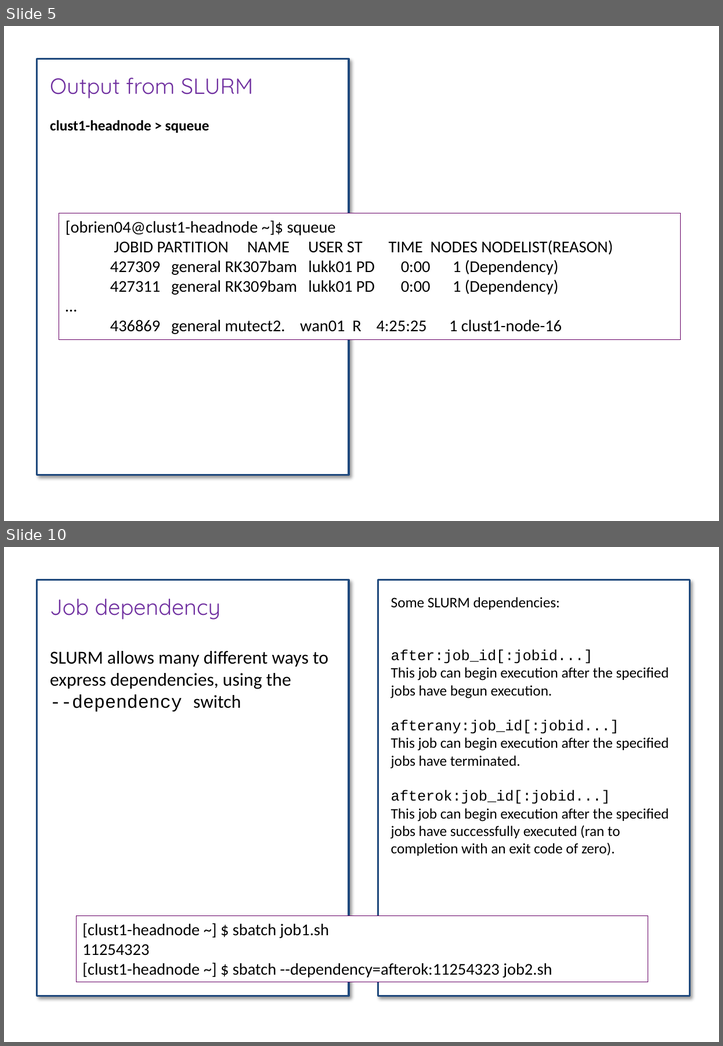
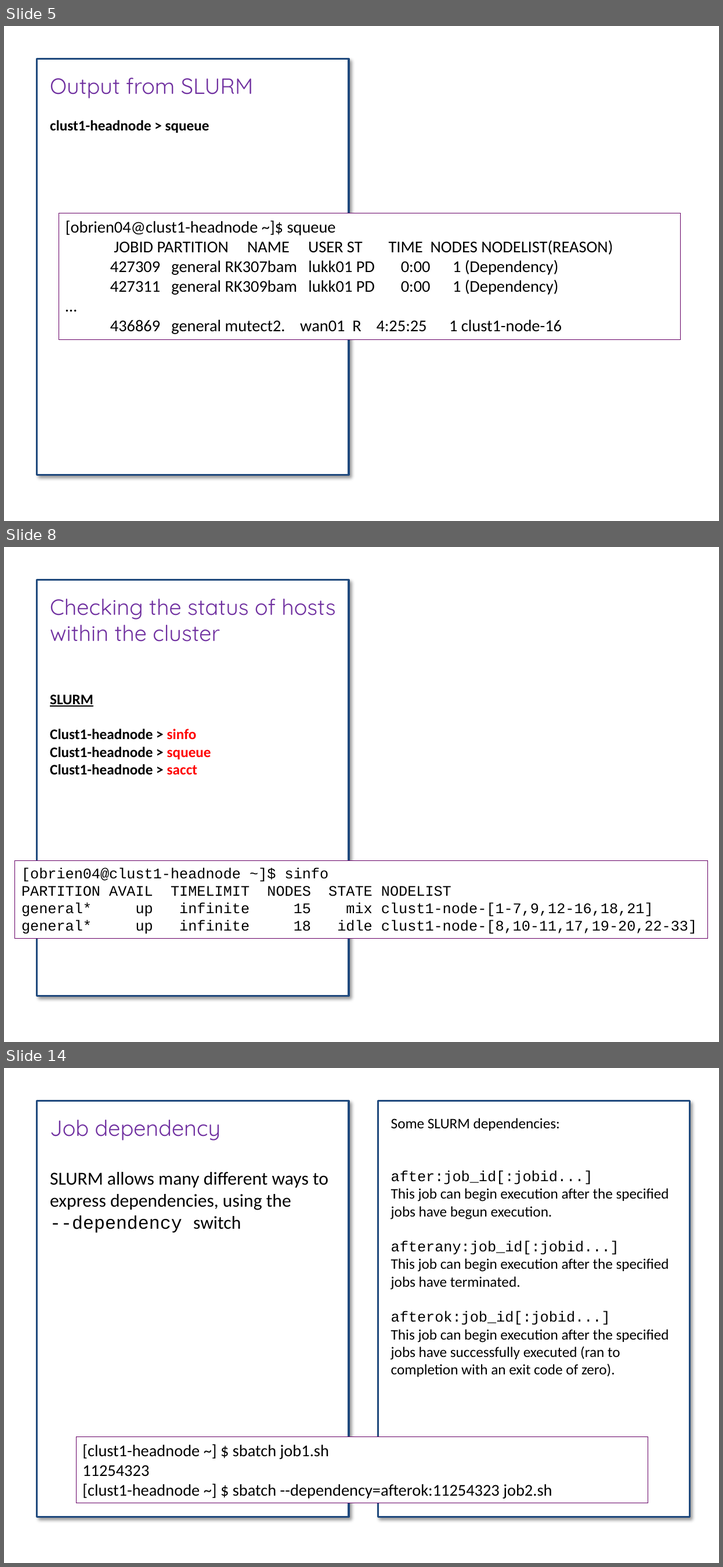
Before and after one commit to bioinformatics-core-shared-training/hpc, a slide deck: CRUK-cluster-introduction-II.pptx. Shown one above the other, each under a label of ours: slides 5 and 10 before the commit, slides 5, 8 and 14 after it; the slides between them are not shown. The pictures are 723x1046 and 723x1567 pixels, drawn with LibreOffice and Linux fonts; fonts in the diff are those of the drawing. Boxes give left, top, right and bottom in pixels: in the first picture for what was removed or moved away, otherwise in the second. Text is boxed around its words. In the diff, an @@ line names an element or a change of style, - is before the commit and + after.

```diff
--- a/CRUK-cluster-introduction-II.pptx
+++ b/CRUK-cluster-introduction-II.pptx
@@ slide 8 added at box(4, 547, 719, 1042), background #FFFFFF @@
@@ rectangle added at box(37, 580, 349, 996), fill #FFFFFF, outline #1F497D 2 pt, 16 pt, text #000000, bold @@
+Checking the status of hosts within the cluster
+SLURM
+Clust1-headnode > sinfo
+Clust1-headnode > squeue
+Clust1-headnode > sacct
@@ rectangle added at box(15, 860, 708, 939), fill #FFFFFF, outline #660066 0.75 pt, 16 pt, text #000000 @@
+[obrien04@clust1-headnode ~]$ sinfo
+PARTITION AVAIL TIMELIMIT NODES STATE NODELIST
+general* up infinite 15 mix clust1-node-[1-7,9,12-16,18,21]
+general* up infinite 18 idle clust1-node-[8,10-11,17,19-20,22-33]
@@ what was slide 10 is now slide 14 @@
```
Also in this commit, not shown: 7 slides changed, 3 other slides added, 1 other file.
